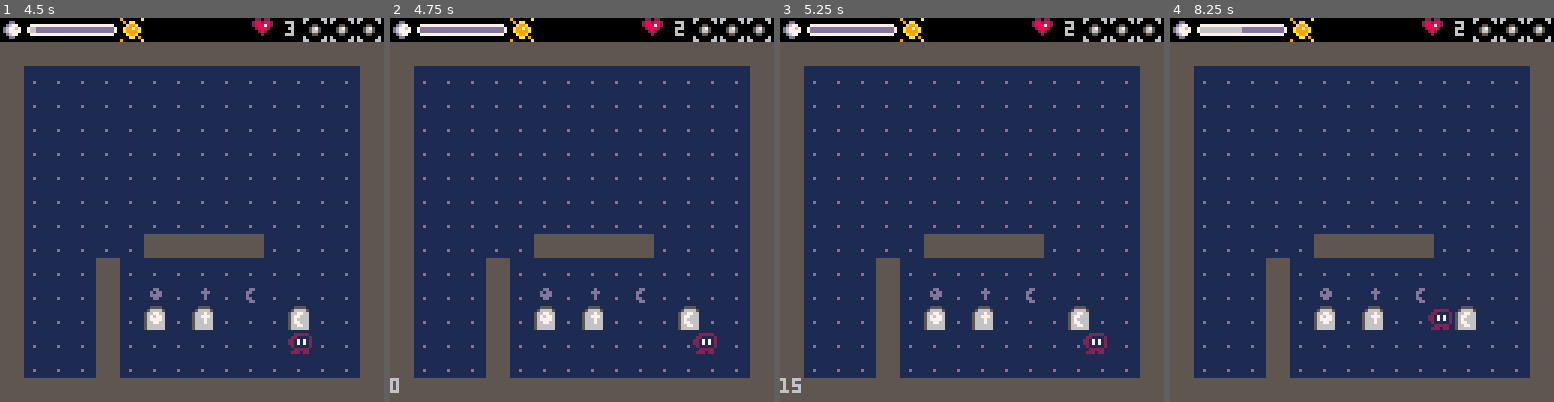
Above: before the commit, frames 1-4 (left to right).
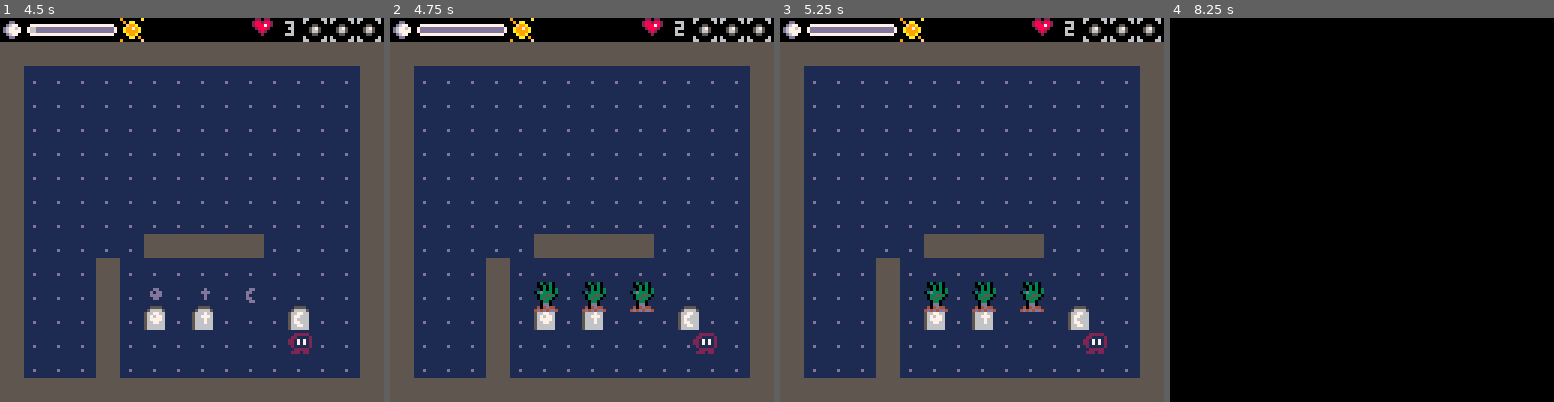
Above: after the commit, the same moments.

Repository: jeffersonrpn/turno-da-meia-noite
Game: PICO-8 cartridge midnightshift.p8
Same seed, same stepped clock (60 frames per second), same inputs: the game is played once before the commit and once after it.
Inputs:
- Up to frame 1 (4.5 s): tap X (X key) at 0.33, 1.07, 1.85, 2.97, 4.08 s; tap O (Z key) at 0.7, 1.7, 2.1, 2.5, 2.9, 3.3, 3.7, 4.1 s; hold Right 1.6-2.1 s; hold Up 2.15-2.42 s; hold Right 2.47-3.03 s; hold Left 3.08-3.58 s; hold Down 3.63-3.97 s; hold Right from 4.02 s (still down)
- Up to frame 2 (4.75 s): tap O (Z key) at 4.5 s; release Right at 4.68 s; hold Up from 4.73 s (still down)
- Up to frame 3 (5.25 s): tap O (Z key) at 4.9 s; release Up at 5.03 s; hold Left from 5.08 s (still down); tap X (X key) at 5.2 s
- Up to frame 4 (8.25 s): tap O (Z key) every 0.4 s from 5.3 to 8.1 s; release Left at 5.68 s; hold Down 5.73-6.03 s; hold Right 6.08-6.58 s; tap X (X key) at 6.32, 7.43 s; hold Right 6.63-7.13 s; hold Up 7.18-7.45 s; hold Right 7.5-8.07 s; hold Left from 8.12 s (still down)

Frame 1 is identical in both runs. In frame 2, 1.2% of the frame differs, in the area x 0-69%, y 68-98%; in frame 3, 1.2%; in frame 4, 95%, in the area x 0-100%, y 0-100%.

Commit message:
Finaliza animações de morte

Diff:
--- a/midnightshift.p8
+++ b/midnightshift.p8
@@ -479,8 +479,9 @@
 
 function morte_init()
   death_timer = 0
-  death_waiting = 30
+  death_waiting = 90
   fade_level = 0
+  mark_unsealed_goals()
   set_state(morte_update, morte_draw)
 end
 
@@ -506,8 +507,12 @@
   -- desenha a cena (ultimo frame antes da morte)
   draw_game()
   draw_hud()
-  apply_fade(1)
-  print(death_timer, 0, 120)
+  apply_fade()
+  pal(14, 0)
+  for g in all(unsealed) do
+    spr(47, g.x * 8, g.y * 8)
+    spr(63, g.x * 8, (g.y + 1) * 8)
+  end
 end
 
 function apply_fade()
@@ -515,6 +520,29 @@
    pal(c, max(0, c - fade_level), 1)
  end
 end
+
+function mark_unsealed_goals()
+  local lvl = levels[current_level]
+  unsealed = {}
+
+  -- percorre mapa
+  for y = 0, 15 do
+    for x = 0, 15 do
+      local tile = tile_at(x, y)
+
+      -- verifica flag de tumba
+      -- 5, 6, 7
+      for fig = 5, 7 do
+        if fget(tile, fig) then
+          if not tomb_at(x, y) then
+            add(unsealed, { x=x, y=y})
+          end
+        end
+      end
+    end
+  end
+end
+
 __gfx__
 000000001111111155555555111111111111111111111111111111110dddddddddddddddddddddd011111111000000009000000a002202201111111111000011
 000000001111111155555555111111d11111111111666111111111110d66666666666666666666d011111111000dd000090aa000028828821100001110666601
@@ -532,22 +560,16 @@
 0022222002111112566776605666766056776660111dd1111111d11111dd111111111111111111110d6d66d00077777777777777777777001111111111111011
 02221220002222205666666056666660566776601111111111111111111dd11111111111111111110dddddd00000000000000000000000001111111111111111
 022112200222122056666660566666605666666011111111111111111111111111111111111111110d66d6d00000000000000000000000001111111111111111
-001111000011110066000066660000666600006666000066660000666600006600000000000000000d66d66dd666d6d000000000000000000000000010301301
-016677110166771160000006600000066000000660000006600000066000000600000000000000000d666666666666d000000000000000000000000010030301
-166777711667777100055000000220000002200000022000000220000002200000000000000000000d777777777777d000000000000000000000000011030303
-1670707116707071005675000028e200002882000028820000278200002872000000000000000000056d666666d6665000000000000000000000000003133303
-1670707116707071005665000028820000287200002782000028820000288200000000000000000005dddddddddddd5000000000000000000000000010335530
-16777671167777710005500000022000000220000002200000022000000220000000000000000000056666d666666d5000000000000000000000000010353301
-16716161161616616000000660000006600000066000000660000006600000060000000000000000055555555555555000000000000000000000000011033011
-011010100101011066000066660000666600006666000066660000666600006600000000000000000000000000000000000000000000000000000000110dd011
-0000000000000000000000000000000000000000000000000000000000000000000000000000000000000000000000000000000000000000000000001404d441
+001111000011110066000066660000666600006666000066660000666600006600000000000000000d66d66dd666d6d00000000000000000000000000e3e03e0
+016677110166771160000006600000066000000660000006600000066000000600000000000000000d666666666666d00000000000000000000000000ee3e3e0
+166777711667777100055000000220000002200000022000000220000002200000000000000000000d777777777777d000000000000000000000000000e3e3e3
+1670707116707071005675000028e200002882000028820000278200002872000000000000000000056d666666d66650000000000000000000000000e30333e3
+1670707116707071005665000028820000287200002782000028820000288200000000000000000005dddddddddddd500000000000000000000000000e33553e
+16777671167777710005500000022000000220000002200000022000000220000000000000000000056666d666666d500000000000000000000000000e3533e0
+16716161161616616000000660000006600000066000000660000006600000060000000000000000055555555555555000000000000000000000000000e33e00
+01101010010101106600006666000066660000666600006666000066660000660000000000000000000000000000000000000000000000000000000000edde00
+00000000000000000000000000000000000000000000000000000000000000000000000000000000000000000000000000000000000000000000000004e4d440
 0000000000000000000000000000000000000000000000000000000000000000000000000000000000000000000000000000000000000000000000004d4d4dd4
-00000000000000000000000000000000000000000000000000000000000000000000000000000000000000000000000000000000000000000000000011111111
-00000000000000000000000000000000000000000000000000000000000000000000000000000000000000000000000000000000000000000000000011111111
-00000000000000000000000000000000000000000000000000000000000000000000000000000000000000000000000000000000000000000000000011111111
-00000000000000000000000000000000000000000000000000000000000000000000000000000000000000000000000000000000000000000000000011111111
-00000000000000000000000000000000000000000000000000000000000000000000000000000000000000000000000000000000000000000000000011111111
-00000000000000000000000000000000000000000000000000000000000000000000000000000000000000000000000000000000000000000000000011111111
 __gff__
 0000010000000001010100000000010000000202022040800000010000000000000000000000000000000101000000000000000000000000000000000000000000000000000000000000000000000000000000000000000000000000000000000000000000000000000000000000000000000000000000000000000000000000
 0000000000000000000000000000000000000000000000000000000000000000000000000000000000000000000000000000000000000000000000000000000000000000000000000000000000000000000000000000000000000000000000000000000000000000000000000000000000000000000000000000000000000000
